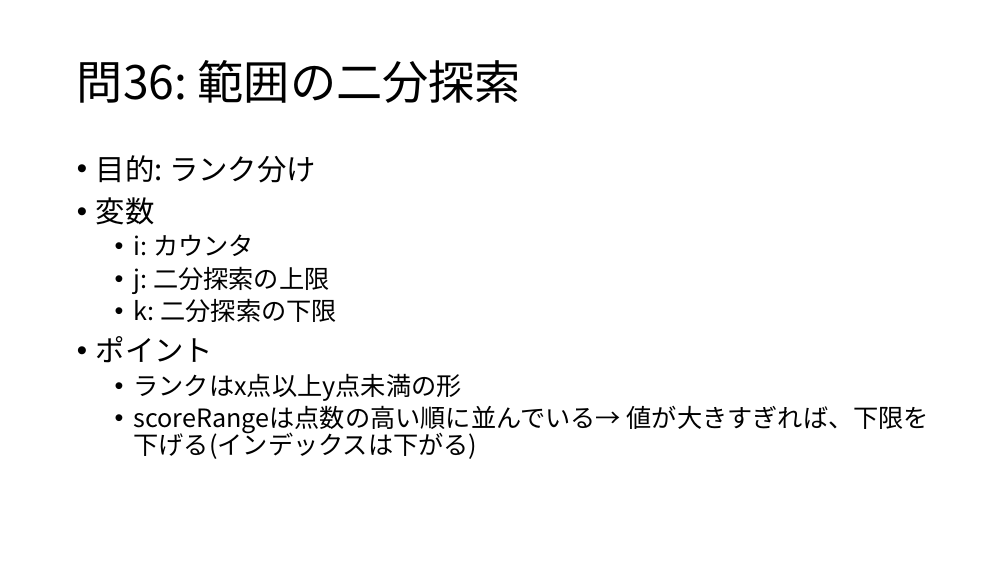
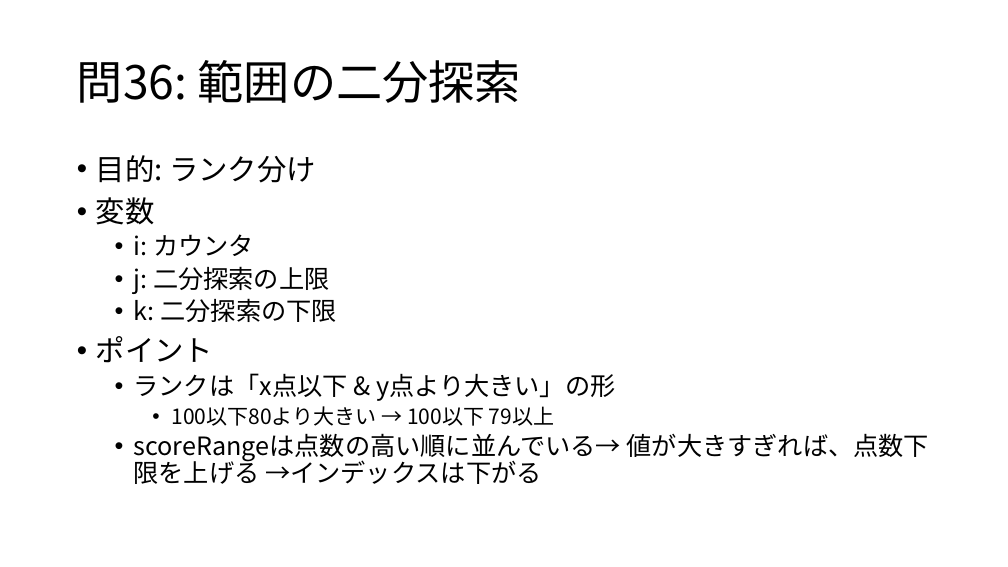
Before and after one commit to osamu377/FromZero, a slide deck: slide 2 of 問題集/問36-40.pptx. Drawn at 1008x567 pixels with LibreOffice and Linux fonts; fonts in the diff are those of the drawing. Boxes give left, top, right and bottom in pixels: in the first picture for what was removed or moved away, otherwise in the second. Text is boxed around its words. In the diff, an @@ line names an element or a change of style, - is before the commit and + after.

```diff
--- a/問題集/問36-40.pptx
+++ b/問題集/問36-40.pptx
@@ text at <box>134,373,929,484</box>: text changed @@
-  • ランクはx点以上y点未満の形
-  • scoreRangeは点数の高い順に並んでいる→ 値が大きすぎれば、下限を下げる(インデックスは下がる)
+  • ランクは「x点以下 & y点より大きい」の形
+    • 100以下80より大きい → 100以下 79以上
+  • scoreRangeは点数の高い順に並んでいる→ 値が大きすぎれば、点数下限を上げる →インデックスは下がる
```
Also in this commit, not shown: 4 other slides changed, 15 other files.
